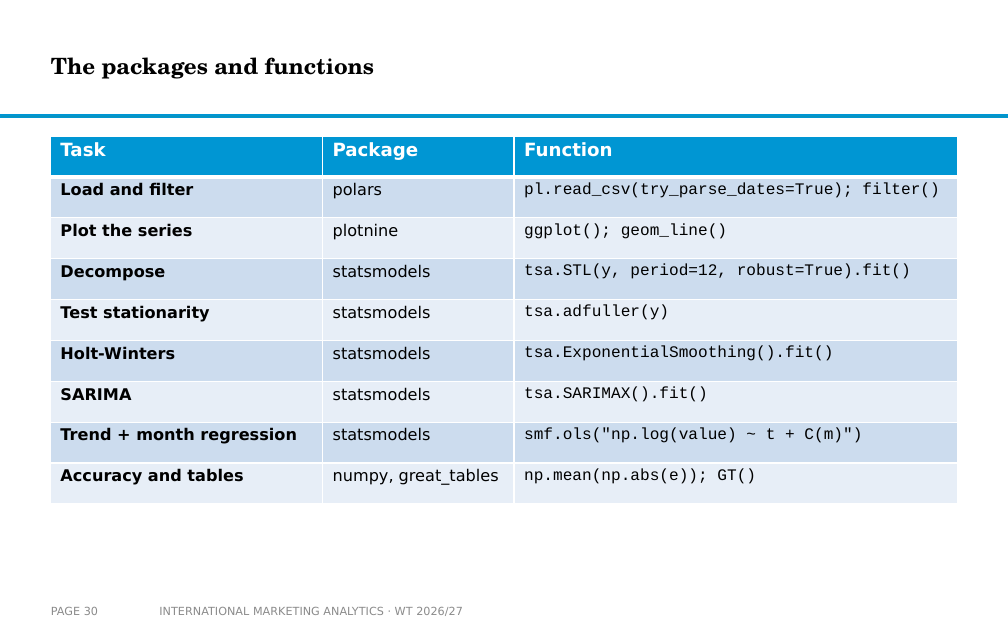
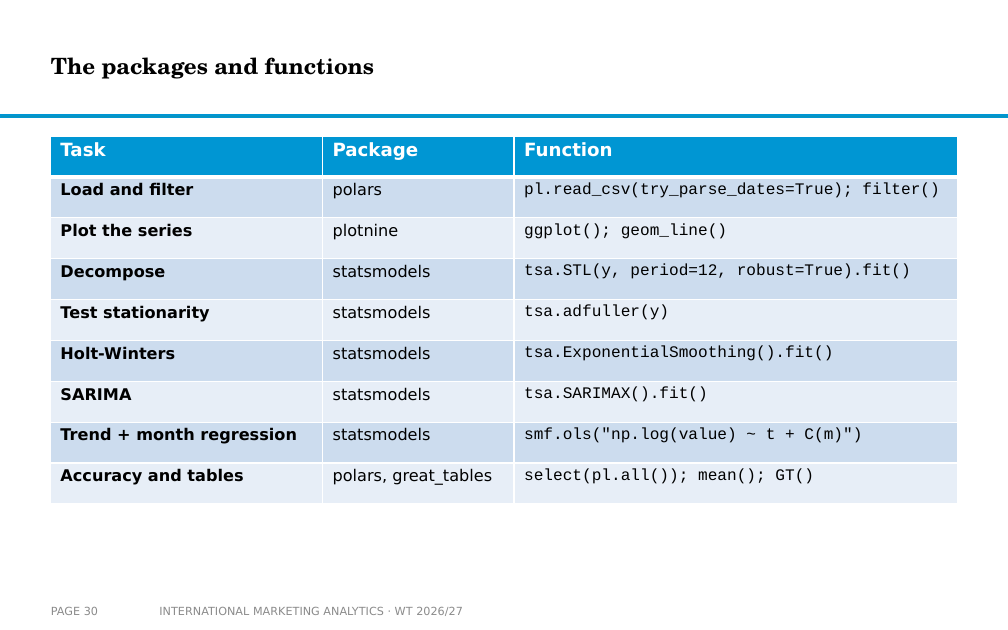
Before and after one commit to arnefloh-wu/international-marketing-analytics-teaching, a slide deck: slide 30 of slides/forecasting-and-time-series_WT26-27.pptx. Drawn at 1008x630 pixels with LibreOffice and Linux fonts; fonts in the diff are those of the drawing; background and template pictures are left out. Boxes give left, top, right and bottom in pixels: in the first picture for what was removed or moved away, otherwise in the second. Text is boxed around its words. In the diff, an @@ line names an element or a change of style, - is before the commit and + after.

```diff
--- a/slides/forecasting-and-time-series_WT26-27.pptx
+++ b/slides/forecasting-and-time-series_WT26-27.pptx
@@ table at bbox=[50, 136, 958, 504] @@
-row 9, column 2: numpy, great_tables
+row 9, column 2: polars, great_tables
-row 9, column 3: np.mean(np.abs(e)); GT()
+row 9, column 3: select(pl.all()); mean(); GT()
```
Also in this commit, not shown: 1 other slide changed, 3 other files.
